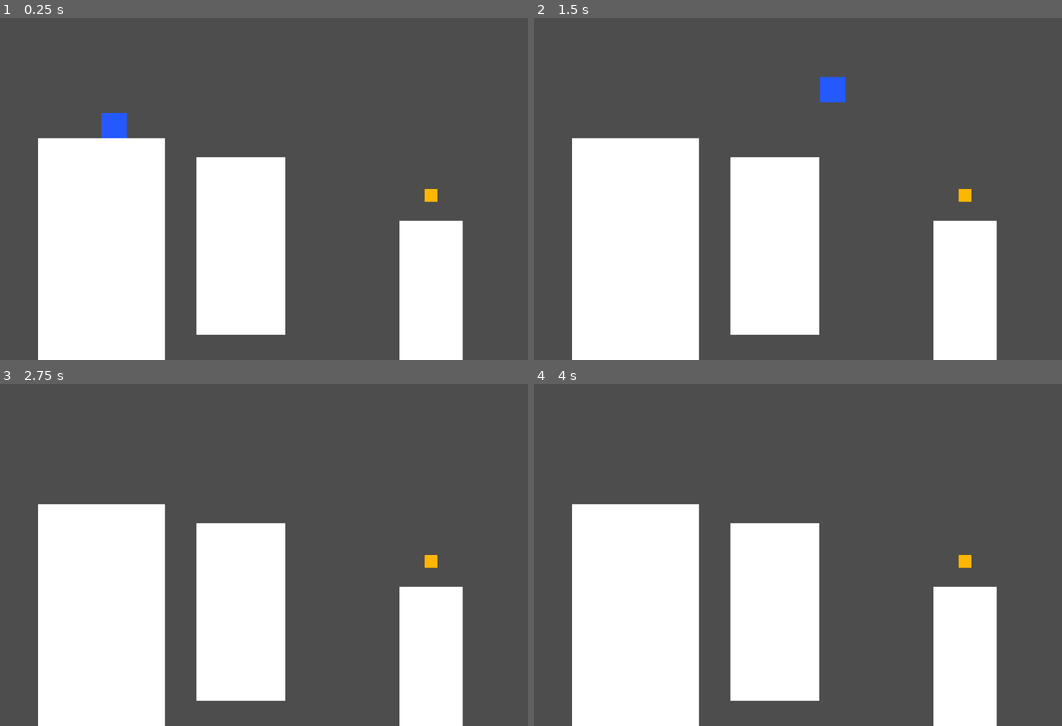
Above: before the commit, frames 1-4 (two rows, left to right).
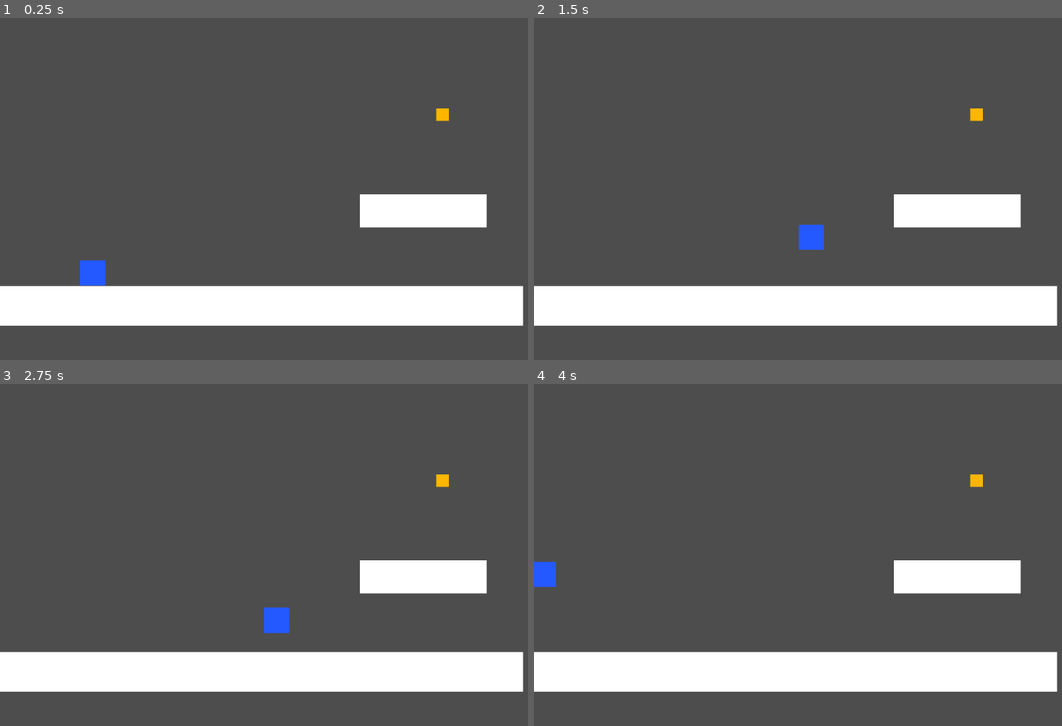
Above: after the commit, the same moments.

Repository: EugeneOYZ1203n/2D-Platformer-Project-Dev-NUSGDG-2024-25
Game: Godot game, scene res://2_levels/0_tests/testing_level.tscn
Same seed, same stepped clock (60 frames per second), same inputs: the game is played once before the commit and once after it.
Inputs (mouse positions are in pixels of both pictures, inside the frame that each line leads up to):
- Up to frame 1 (0.25 s): no input
- Up to frame 2 (1.5 s): tap Enter at 0.5 s; move the mouse to (808, 257) at 0.52 s; hold D (move_right) from 0.53 s (still down); click (808, 257) at 0.6 s; tap W (jump) at 0.77 s; move the mouse to (1019, 240) at 1.27 s; click (1019, 240) at 1.35 s
- Up to frame 3 (2.75 s): tap W (jump) at 1.52 s; move the mouse to (121, 503) at 2.02 s; release D (move_right) at 2.03 s; hold A (move_left) from 2.03 s (still down); click (121, 503) at 2.1 s
- Up to frame 4 (4 s): keep holding A (move_left); move the mouse to (866, 555) at 2.77 s; click (866, 555) at 2.85 s; tap W (jump) at 3.02, 3.77 s; move the mouse to (745, 469) at 3.52 s; click (745, 469) at 3.6 s

The runs differ from the first frame. In frame 1, 31% of the frame differs, in the area x 0-100%, y 26-100%; in frame 2, 31%, in the area x 0-100%, y 17-100%; in frame 3, 31%; in frame 4, 31%.

Commit message:
Fix bug with level transitions

Diff:
--- a/new-game-project/1_globals/level_manager.gd
+++ b/new-game-project/1_globals/level_manager.gd
@@ -14,5 +14,6 @@
 
 func go_to_level(index):
 	root.remove_child(curr)
+	curr.queue_free()
 	curr = load(levels[index]).instantiate()
 	root.add_child(curr)
--- a/new-game-project/2_levels/0_tests/testing_level.tscn
+++ b/new-game-project/2_levels/0_tests/testing_level.tscn
@@ -7,20 +7,16 @@
 [node name="TestingLvl" type="Node2D"]
 
 [node name="Player" parent="." instance=ExtResource("1_lrhnv")]
-position = Vector2(288, 224)
-
-[node name="BasicPlatform" parent="." instance=ExtResource("2_gbkqp")]
-position = Vector2(1088, 704)
-scale = Vector2(5, 12)
-
-[node name="BasicPlatform2" parent="." instance=ExtResource("2_gbkqp")]
-position = Vector2(608, 576)
-scale = Vector2(7, 14)
+position = Vector2(234, 532)
 
 [node name="BasicPlatform3" parent="." instance=ExtResource("2_gbkqp")]
-position = Vector2(256, 608)
-scale = Vector2(10, 19)
+position = Vector2(601, 727)
+scale = Vector2(44.9183, 3.14614)
+
+[node name="BasicPlatform4" parent="." instance=ExtResource("2_gbkqp")]
+position = Vector2(1068, 487)
+scale = Vector2(9.98176, 2.6082)
 
 [node name="NextLevelArea" parent="." instance=ExtResource("3_ct3uk")]
-position = Vector2(1088, 448)
+position = Vector2(1117, 244)
 nxt_level = 2
